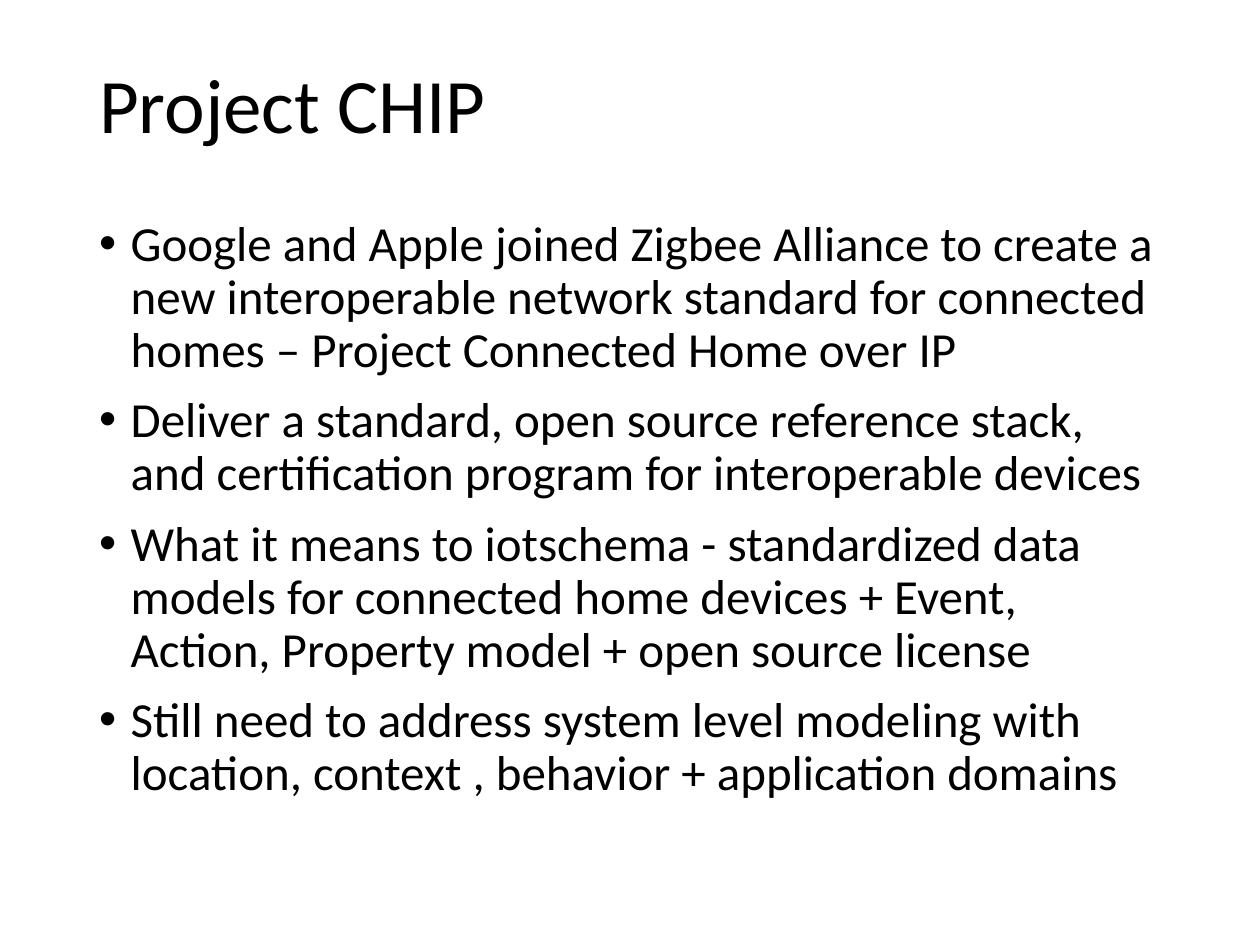
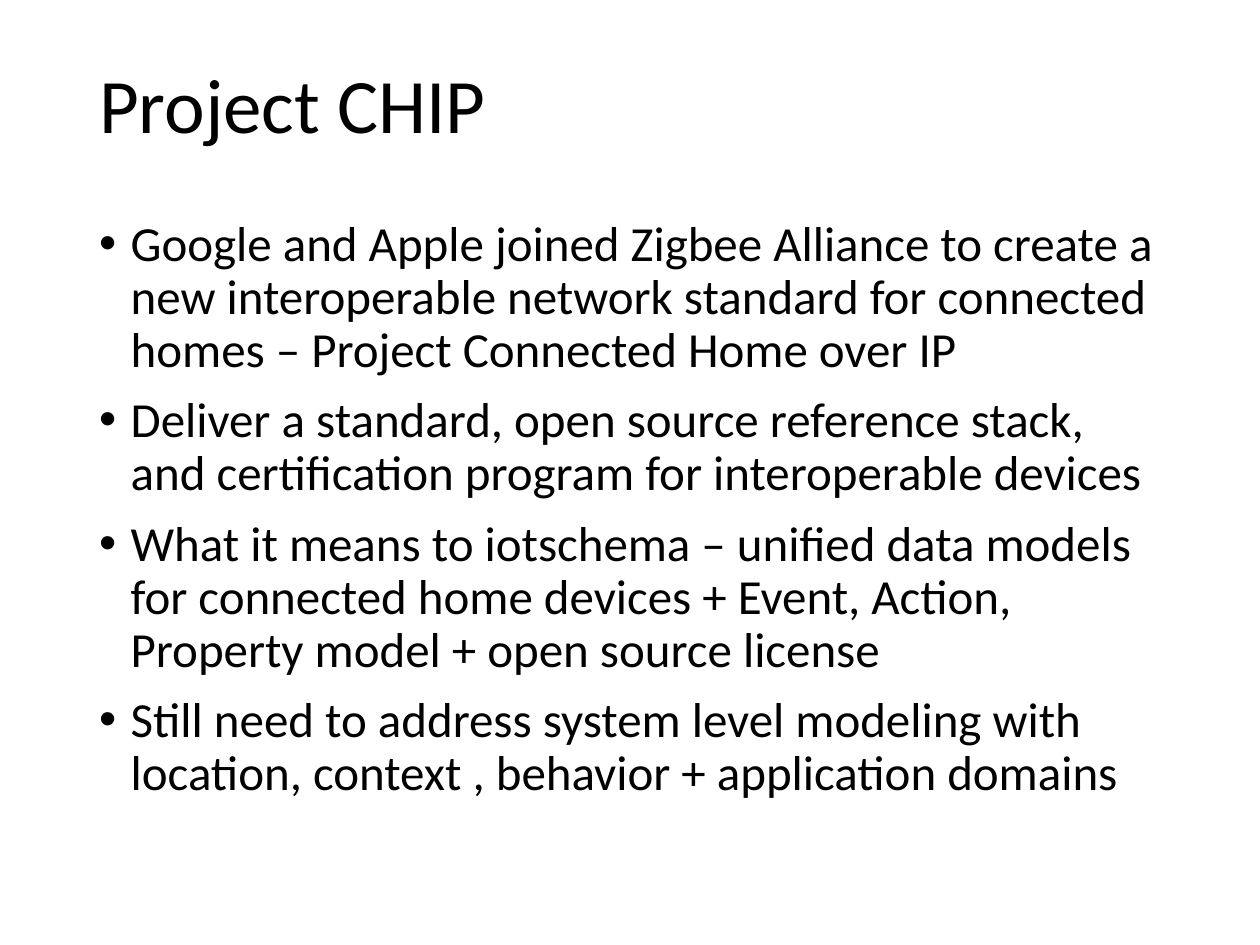
Before and after one commit to iot-schema-collab/teleconferences, a slide deck: slide 4 of iotschema-20200521.pptx. Drawn at 1260x945 pixels with LibreOffice and Linux fonts; fonts in the diff are those of the drawing. Boxes give left, top, right and bottom in pixels: in the first picture for what was removed or moved away, otherwise in the second. Text is boxed around its words. In the diff, an @@ line names an element or a change of style, - is before the commit and + after.

```diff
--- a/iotschema-20200521.pptx
+++ b/iotschema-20200521.pptx
@@ text at box(131, 527, 1131, 675): text changed @@
-• What it means to iotschema - standardized data models for connected home devices + Event, Action, Property model + open source license
+• What it means to iotschema – unified data models for connected home devices + Event, Action, Property model + open source license
```
Also in this commit, not shown: 5 other slides changed.
